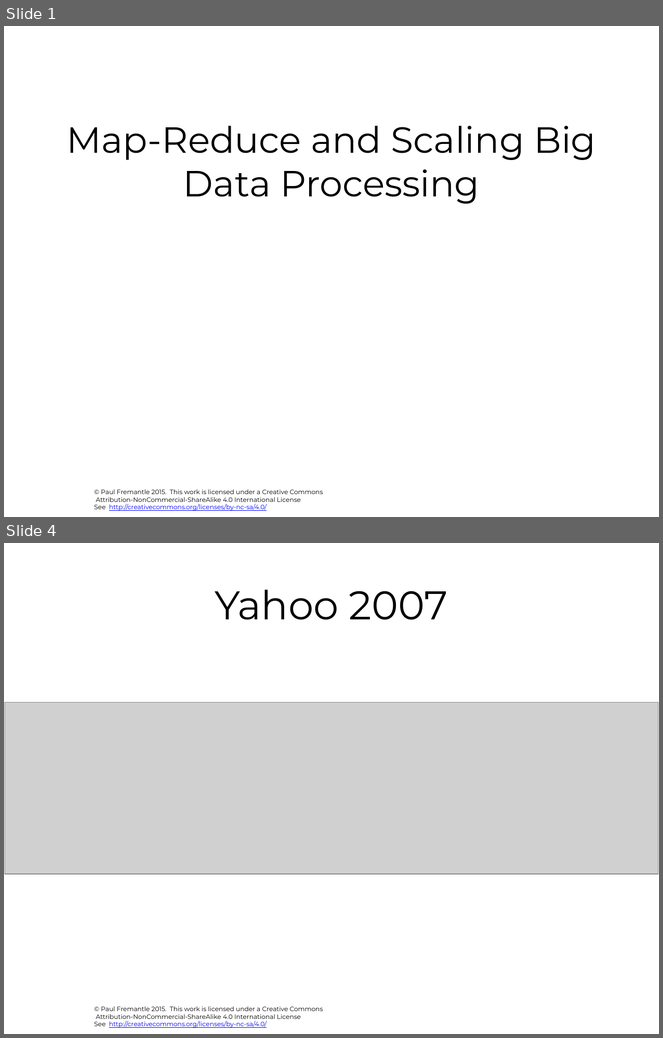
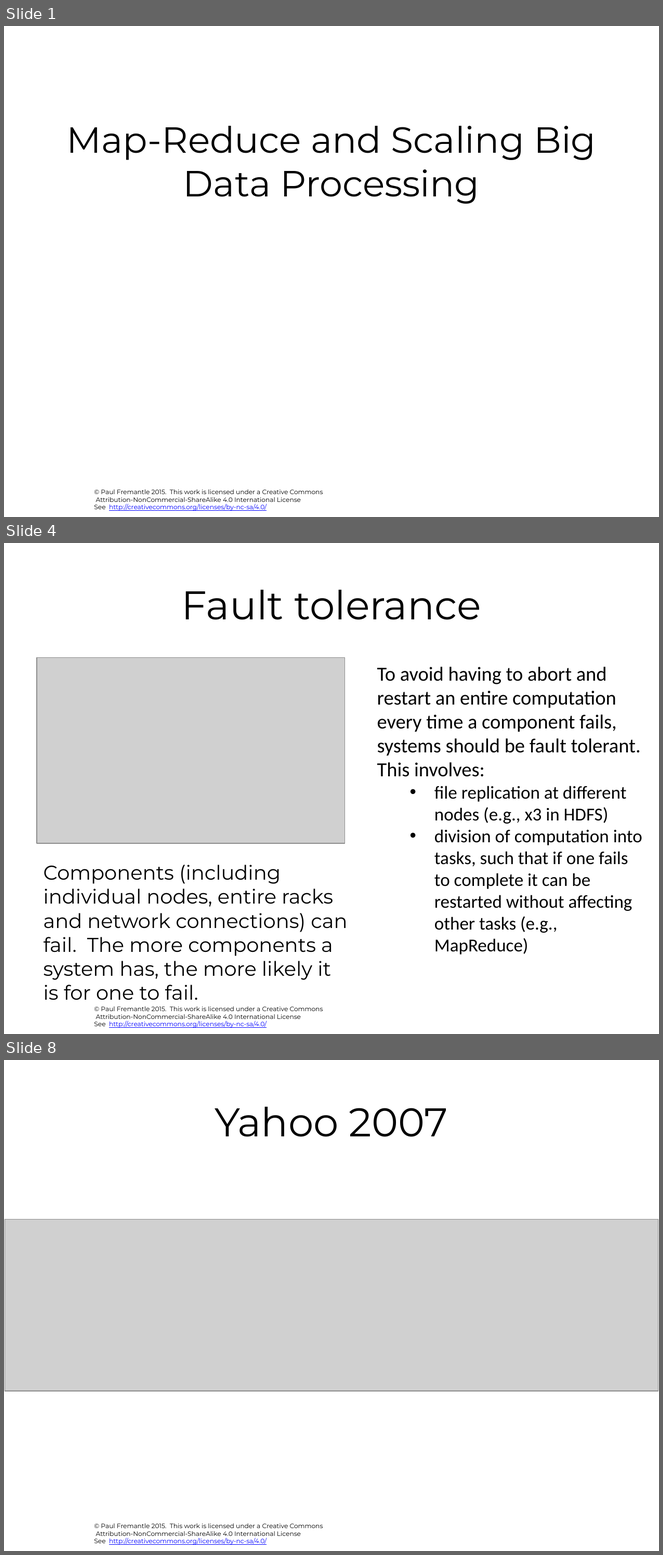
Before and after one commit to julieweeds/BigData, a slide deck: pres-source/02-map-reduce.pptx. Shown one above the other, each under a label of ours: slides 1 and 4 before the commit, slides 1, 4 and 8 after it; the slides between them are not shown. The pictures are 663x1038 and 663x1555 pixels, drawn with LibreOffice and Linux fonts; fonts in the diff are those of the drawing; grey boxes stand for pictures; background and template pictures are left out. Boxes give left, top, right and bottom in pixels: in the first picture for what was removed or moved away, otherwise in the second. Text is boxed around its words. In the diff, an @@ line names an element or a change of style, - is before the commit and + after.

```diff
--- a/pres-source/02-map-reduce.pptx
+++ b/pres-source/02-map-reduce.pptx
@@ slide 4 added at (4,543,659,1034), background #FFFFFF; not listed: 1 template element that a slide beside it also shows @@
@@ title added at (182,590,481,620), 44 pt, text #000000 @@
+Fault tolerance
@@ picture added at (37,657,345,844) @@
@@ text added at (377,667,643,955), 20 pt, text #000000 @@
+To avoid having to abort and restart an entire computation every time a component fails, systems should be fault tolerant. This involves:
+  • file replication at different nodes (e.g., x3 in HDFS)
+  • division of computation into tasks, such that if one fails to complete it can be restarted without affecting other tasks (e.g., MapReduce)
@@ text added at (44,865,347,1001), 22 pt, text #000000 @@
+Components (including individual nodes, entire racks and network connections) can fail. The more components a system has, the more likely it is for one to fail.
@@ what was slide 4 is now slide 8 @@
```
Also in this commit, not shown: 6 slides changed, 9 other slides added, 3 other files.
